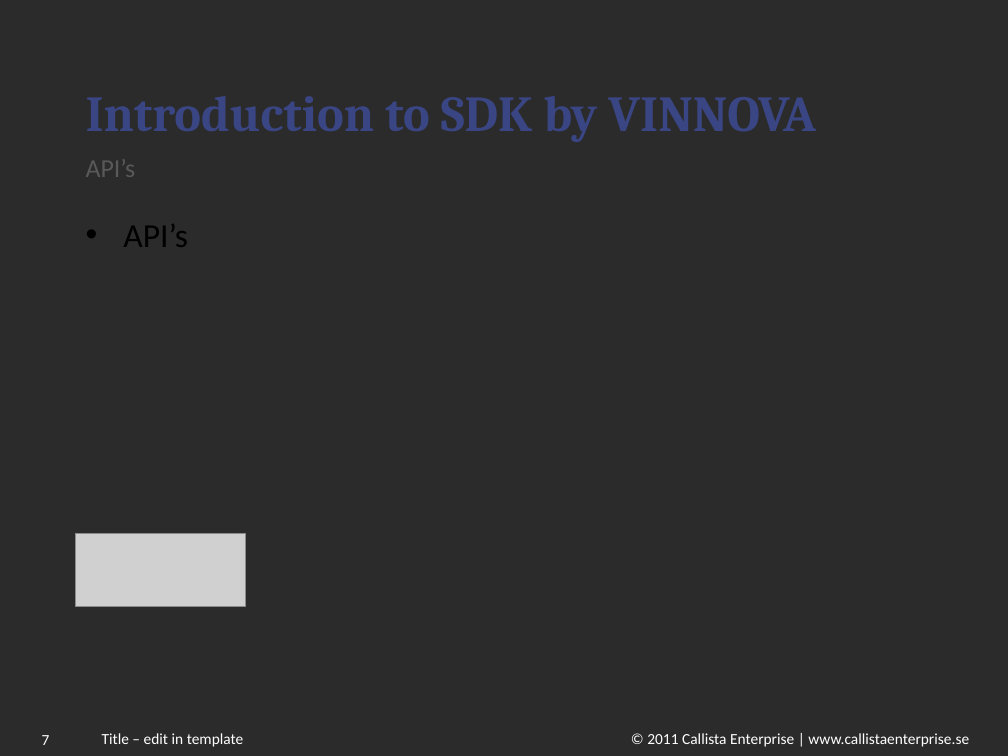
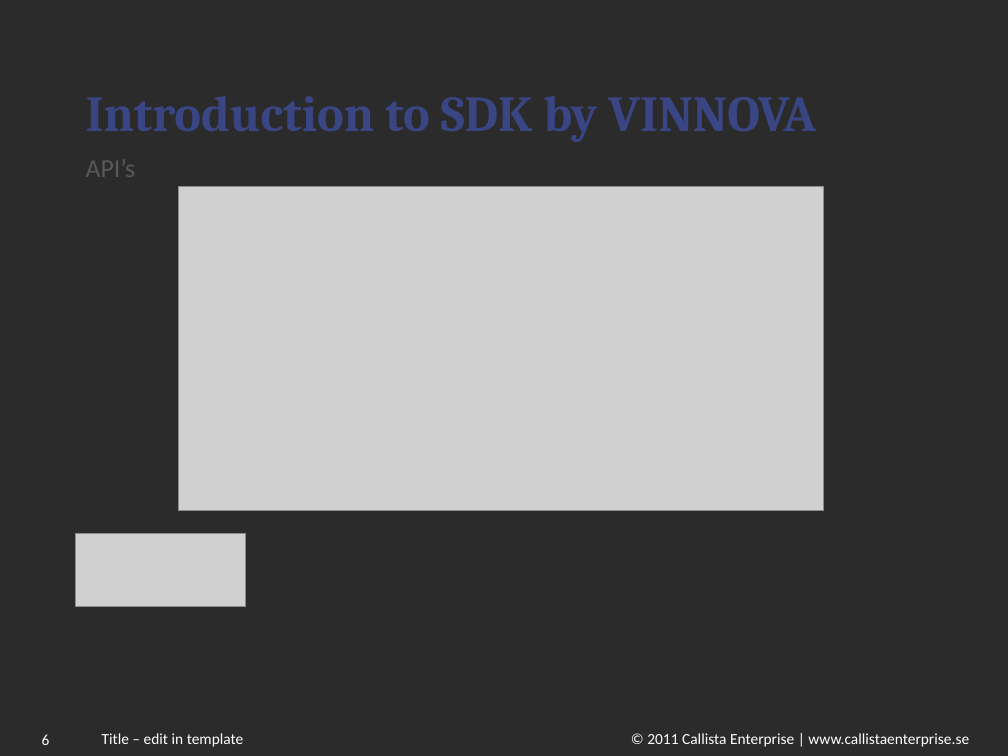
Before and after one commit to chilmers/cadec-healthcare-api-tutorial, a slide deck: slide 6 of Cadec-vårdens-apier.pptx (slide 7 before the commit). Drawn at 1008x756 pixels with LibreOffice and Linux fonts; fonts in the diff are those of the drawing; grey boxes stand for pictures; background and template pictures are left out; a plain dark background stands for a picture behind light text. Boxes give left, top, right and bottom in pixels: in the first picture for what was removed or moved away, otherwise in the second. Text is boxed around its words. In the diff, an @@ line names an element or a change of style, - is before the commit and + after.

```diff
--- a/Cadec-vårdens-apier.pptx
+++ b/Cadec-vårdens-apier.pptx
@@ picture added at (178,186,824,511) @@
@@ text removed at (123,224,188,247) @@
-• API’s
@@ page number at (42,734,50,745): text changed @@
-7
+6
```
Also in this commit, not shown: 8 other slides changed.
